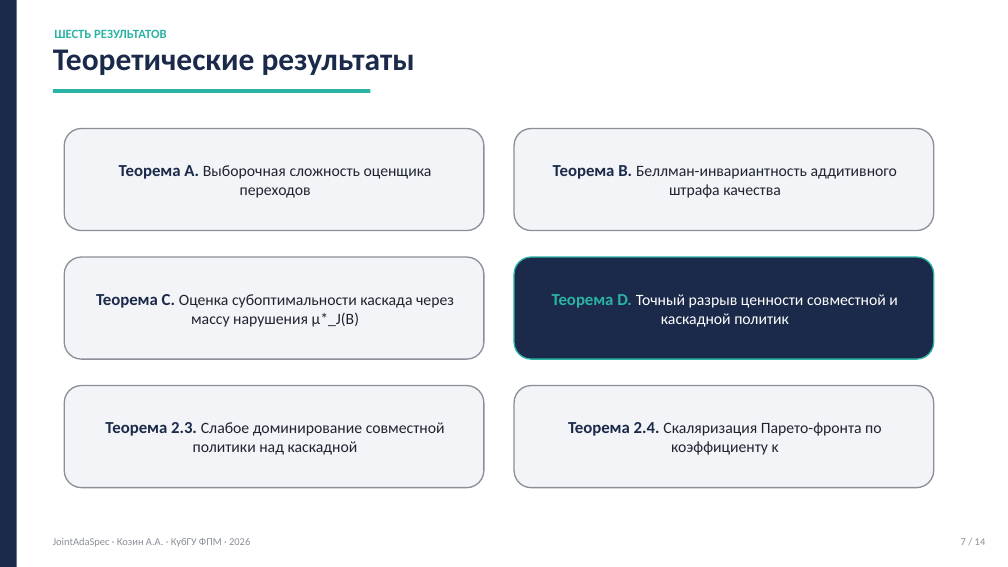
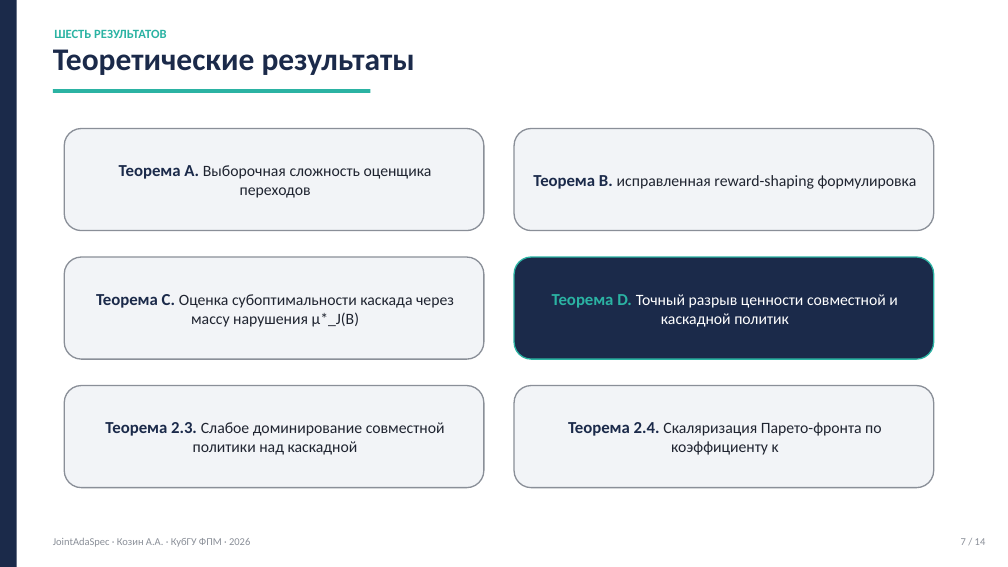
Before and after one commit to levvius/adaptive-speculative-decoding, a slide deck: slide 7 of papers/dist/JointAdaSpec_defense.pptx. Drawn at 1008x567 pixels with LibreOffice and Linux fonts; fonts in the diff are those of the drawing. Boxes give left, top, right and bottom in pixels: in the first picture for what was removed or moved away, otherwise in the second. Text is boxed around its words. In the diff, an @@ line names an element or a change of style, - is before the commit and + after.

```diff
--- a/papers/dist/JointAdaSpec_defense.pptx
+++ b/papers/dist/JointAdaSpec_defense.pptx
@@ text in rounded rectangle at <box>533,175,917,189</box>: text changed @@
-Теорема B. Беллман-инвариантность аддитивного штрафа качества
+Теорема B. исправленная reward-shaping формулировка
```
Also in this commit, not shown: 6 other slides changed, 3 other files.
